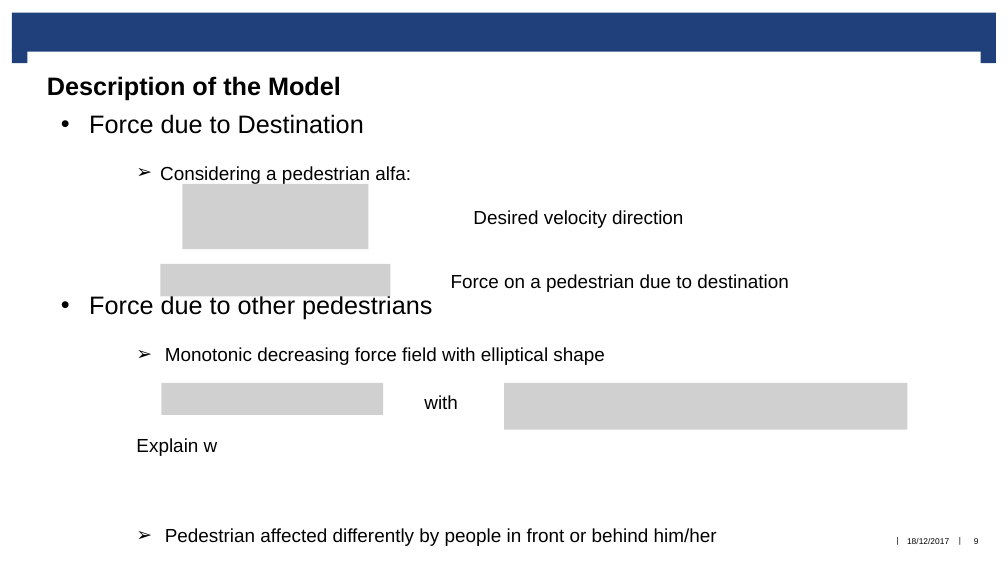
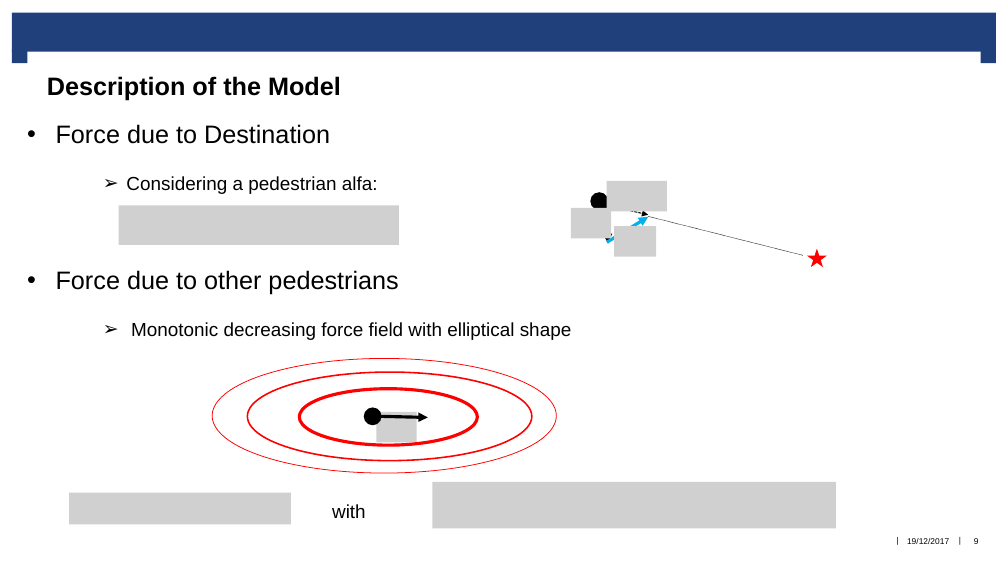
Before and after one commit to EmileHangxiBalishFrancesca/MSSS, a slide deck: slide 9 of Report/FinalPresentation_Matlab - Hangxi.pptx. Drawn at 1008x567 pixels with LibreOffice and Linux fonts; fonts in the diff are those of the drawing; grey boxes stand for pictures; background and template pictures are left out. Boxes give left, top, right and bottom in pixels: in the first picture for what was removed or moved away, otherwise in the second. Text is boxed around its words. In the diff, an @@ line names an element or a change of style, - is before the commit and + after.

Commit message:
upload ppt

```diff
--- a/Report/FinalPresentation_Matlab - Hangxi.pptx
+++ b/Report/FinalPresentation_Matlab - Hangxi.pptx
@@ text "Force due to Destination": place and size @@
-text "Force due to Destination" at bbox=[89, 114, 717, 546]
+text "Force due to Destination" at bbox=[56, 124, 571, 340]
@@ picture added at bbox=[119, 206, 399, 245] @@
@@ picture removed at bbox=[182, 184, 368, 250] @@
@@ group added at bbox=[571, 181, 827, 268]: 3 arrows, 3 pictures, 1 ellipse, 1 star @@
@@ text removed at bbox=[473, 210, 683, 228] @@
-Desired velocity direction
@@ line added from (649, 216) to (803, 256), #000000 0.5 pt dashed @@
@@ picture removed at bbox=[160, 264, 390, 296] @@
@@ text removed at bbox=[451, 274, 788, 292] @@
-Force on a pedestrian due to destination
@@ group added at bbox=[212, 358, 556, 473]: 4 ellipses, 1 picture, 1 arrow @@
@@ picture removed at bbox=[504, 383, 907, 430] @@
@@ text at bbox=[136, 438, 717, 546]: paragraphs removed @@
-    Explain w
-    ➢ Pedestrian affected differently by people in front or behind him/her
@@ picture: place and size @@
-picture at bbox=[162, 383, 383, 415]
+picture at bbox=[70, 493, 291, 525]
@@ text "with": place and size @@
-text "with" at bbox=[424, 395, 458, 409]
+text "with" at bbox=[332, 504, 366, 518]
@@ picture added at bbox=[433, 482, 836, 529] @@
```
Also in this commit, not shown: 17 other slides changed, 3 other files.
